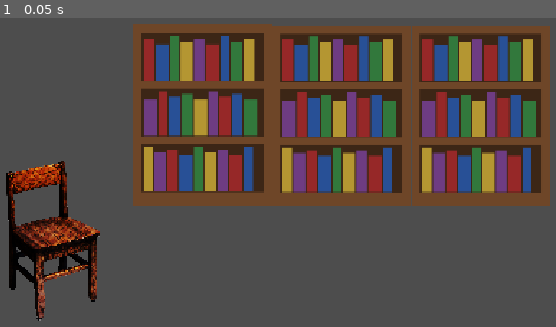
Above: before the commit, frame 1.
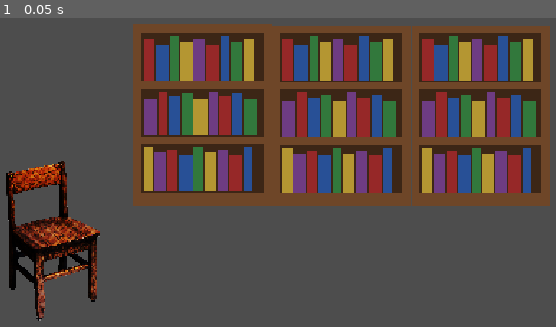
Above: after the commit, the same moment.

Repository: Margaret-Thatcher/Locked-In-Repository-2D-Game
Game: Godot game, scene res://main.tscn
Two runs of this game, one before a commit and one after it. Both use one fixed random seed, a clock stepped at 60 frames per second and the inputs below.
Inputs:
- Up to frame 1 (0.05 s): no input

The runs differ from the first frame. In frame 1, 2.0% of the frame differs, in the area x 2-96%, y 5-95%.

Commit message:
created player with movement and animations

Diff:
--- /dev/null
+++ b/Player/player.gd
@@ -0,0 +1,33 @@
+extends CharacterBody2D
+
+@export var speed = 100
+
+
+func _physics_process(delta):
+	# left and right
+	if Input.is_action_pressed("move_right"):
+		velocity.x = speed
+		$AnimatedSprite2D.flip_h = false
+		$AnimatedSprite2D.play("walk_right")
+	elif Input.is_action_pressed("move_left"):
+		velocity.x = -speed
+		$AnimatedSprite2D.flip_h = true
+		$AnimatedSprite2D.play("walk_right")
+	else:
+		velocity.x = 0
+
+	# up and down
+	if Input.is_action_pressed("move_down"):
+		velocity.y = speed
+		$AnimatedSprite2D.play("walk_down")
+	elif Input.is_action_pressed("move_up"):
+		velocity.y = -speed
+		$AnimatedSprite2D.play("walk_up")
+	else:
+		velocity.y = 0
+
+	# not moving
+	if velocity == Vector2(0,0):
+		$AnimatedSprite2D.play("idle")
+
+	move_and_slide()
--- /dev/null
+++ b/Player/player.tscn
@@ -0,0 +1,230 @@
+[gd_scene format=3 uid="uid://cklnapiqhy0ob"]
+
+[ext_resource type="Script" uid="uid://b0bvbfobfn1a6" path="res://Player/player.gd" id="1_k53q1"]
+[ext_resource type="Texture2D" uid="uid://bphf5io4lcxo1" path="res://Animations 2D Game/Idle.png" id="2_fhl08"]
+[ext_resource type="Texture2D" uid="uid://60qkf46lyx8m" path="res://Animations 2D Game/Walking forward.png" id="3_vtle1"]
+[ext_resource type="Texture2D" uid="uid://dvbr4xi8ag5ls" path="res://Animations 2D Game/Walking right.png" id="4_od3ui"]
+[ext_resource type="Texture2D" uid="uid://b74asct07shfm" path="res://Animations 2D Game/Walking backward.png" id="5_00tjw"]
+
+[sub_resource type="AtlasTexture" id="AtlasTexture_x3vf3"]
+atlas = ExtResource("2_fhl08")
+region = Rect2(0, 0, 32, 32)
+
+[sub_resource type="AtlasTexture" id="AtlasTexture_apopc"]
+atlas = ExtResource("2_fhl08")
+region = Rect2(0, 32, 32, 32)
+
+[sub_resource type="AtlasTexture" id="AtlasTexture_5htga"]
+atlas = ExtResource("3_vtle1")
+region = Rect2(0, 0, 32, 32)
+
+[sub_resource type="AtlasTexture" id="AtlasTexture_p5o4e"]
+atlas = ExtResource("3_vtle1")
+region = Rect2(32, 0, 32, 32)
+
+[sub_resource type="AtlasTexture" id="AtlasTexture_gu6f8"]
+atlas = ExtResource("3_vtle1")
+region = Rect2(64, 0, 32, 32)
+
+[sub_resource type="AtlasTexture" id="AtlasTexture_dkpta"]
+atlas = ExtResource("3_vtle1")
+region = Rect2(0, 32, 32, 32)
+
+[sub_resource type="AtlasTexture" id="AtlasTexture_lfmf2"]
+atlas = ExtResource("3_vtle1")
+region = Rect2(32, 32, 32, 32)
+
+[sub_resource type="AtlasTexture" id="AtlasTexture_pisgm"]
+atlas = ExtResource("3_vtle1")
+region = Rect2(64, 32, 32, 32)
+
+[sub_resource type="AtlasTexture" id="AtlasTexture_b1ygp"]
+atlas = ExtResource("3_vtle1")
+region = Rect2(0, 64, 32, 32)
+
+[sub_resource type="AtlasTexture" id="AtlasTexture_o28un"]
+atlas = ExtResource("3_vtle1")
+region = Rect2(32, 64, 32, 32)
+
+[sub_resource type="AtlasTexture" id="AtlasTexture_n471f"]
+atlas = ExtResource("3_vtle1")
+region = Rect2(64, 64, 32, 32)
+
+[sub_resource type="AtlasTexture" id="AtlasTexture_7emwf"]
+atlas = ExtResource("4_od3ui")
+region = Rect2(0, 0, 32, 32)
+
+[sub_resource type="AtlasTexture" id="AtlasTexture_hshwv"]
+atlas = ExtResource("4_od3ui")
+region = Rect2(32, 0, 32, 32)
+
+[sub_resource type="AtlasTexture" id="AtlasTexture_gpjlu"]
+atlas = ExtResource("4_od3ui")
+region = Rect2(0, 32, 32, 32)
+
+[sub_resource type="AtlasTexture" id="AtlasTexture_8mwp6"]
+atlas = ExtResource("4_od3ui")
+region = Rect2(32, 32, 32, 32)
+
+[sub_resource type="AtlasTexture" id="AtlasTexture_qemgg"]
+atlas = ExtResource("4_od3ui")
+region = Rect2(0, 64, 32, 32)
+
+[sub_resource type="AtlasTexture" id="AtlasTexture_8viyr"]
+atlas = ExtResource("4_od3ui")
+region = Rect2(32, 64, 32, 32)
+
+[sub_resource type="AtlasTexture" id="AtlasTexture_sm0op"]
+atlas = ExtResource("5_00tjw")
+region = Rect2(0, 0, 32, 32)
+
+[sub_resource type="AtlasTexture" id="AtlasTexture_76lrf"]
+atlas = ExtResource("5_00tjw")
+region = Rect2(32, 0, 32, 32)
+
+[sub_resource type="AtlasTexture" id="AtlasTexture_efx54"]
+atlas = ExtResource("5_00tjw")
+region = Rect2(64, 0, 32, 32)
+
+[sub_resource type="AtlasTexture" id="AtlasTexture_755ss"]
+atlas = ExtResource("5_00tjw")
+region = Rect2(0, 32, 32, 32)
+
+[sub_resource type="AtlasTexture" id="AtlasTexture_bbimk"]
+atlas = ExtResource("5_00tjw")
+region = Rect2(32, 32, 32, 32)
+
+[sub_resource type="AtlasTexture" id="AtlasTexture_m0h3t"]
+atlas = ExtResource("5_00tjw")
+region = Rect2(64, 32, 32, 32)
+
+[sub_resource type="AtlasTexture" id="AtlasTexture_i4o1l"]
+atlas = ExtResource("5_00tjw")
+region = Rect2(0, 64, 32, 32)
+
+[sub_resource type="AtlasTexture" id="AtlasTexture_j2n6q"]
+atlas = ExtResource("5_00tjw")
+region = Rect2(32, 64, 32, 32)
+
+[sub_resource type="AtlasTexture" id="AtlasTexture_c6x0f"]
+atlas = ExtResource("5_00tjw")
+region = Rect2(64, 64, 32, 32)
+
+[sub_resource type="SpriteFrames" id="SpriteFrames_jp1hh"]
+animations = [{
+"frames": [{
+"duration": 1.0,
+"texture": SubResource("AtlasTexture_x3vf3")
+}, {
+"duration": 1.0,
+"texture": SubResource("AtlasTexture_apopc")
+}],
+"loop": 1,
+"name": &"idle",
+"speed": 3.0
+}, {
+"frames": [{
+"duration": 1.0,
+"texture": SubResource("AtlasTexture_5htga")
+}, {
+"duration": 1.0,
+"texture": SubResource("AtlasTexture_p5o4e")
+}, {
+"duration": 1.0,
+"texture": SubResource("AtlasTexture_gu6f8")
+}, {
+"duration": 1.0,
+"texture": SubResource("AtlasTexture_dkpta")
+}, {
+"duration": 1.0,
+"texture": SubResource("AtlasTexture_lfmf2")
+}, {
+"duration": 1.0,
+"texture": SubResource("AtlasTexture_pisgm")
+}, {
+"duration": 1.0,
+"texture": SubResource("AtlasTexture_b1ygp")
+}, {
+"duration": 1.0,
+"texture": SubResource("AtlasTexture_o28un")
+}, {
+"duration": 1.0,
+"texture": SubResource("AtlasTexture_n471f")
+}],
+"loop": 1,
+"name": &"walk_down",
+"speed": 10.0
+}, {
+"frames": [{
+"duration": 1.0,
+"texture": SubResource("AtlasTexture_7emwf")
+}, {
+"duration": 1.0,
+"texture": SubResource("AtlasTexture_hshwv")
+}, {
+"duration": 1.0,
+"texture": SubResource("AtlasTexture_gpjlu")
+}, {
+"duration": 1.0,
+"texture": SubResource("AtlasTexture_8mwp6")
+}, {
+"duration": 1.0,
+"texture": SubResource("AtlasTexture_qemgg")
+}, {
+"duration": 1.0,
+"texture": SubResource("AtlasTexture_8viyr")
+}],
+"loop": 1,
+"name": &"walk_right",
+"speed": 8.0
+}, {
+"frames": [{
+"duration": 1.0,
+"texture": SubResource("AtlasTexture_sm0op")
+}, {
+"duration": 1.0,
+"texture": SubResource("AtlasTexture_76lrf")
+}, {
+"duration": 1.0,
+"texture": SubResource("AtlasTexture_efx54")
+}, {
+"duration": 1.0,
+"texture": SubResource("AtlasTexture_755ss")
+}, {
+"duration": 1.0,
+"texture": SubResource("AtlasTexture_bbimk")
+}, {
+"duration": 1.0,
+"texture": SubResource("AtlasTexture_m0h3t")
+}, {
+"duration": 1.0,
+"texture": SubResource("AtlasTexture_i4o1l")
+}, {
+"duration": 1.0,
+"texture": SubResource("AtlasTexture_j2n6q")
+}, {
+"duration": 1.0,
+"texture": SubResource("AtlasTexture_c6x0f")
+}],
+"loop": 1,
+"name": &"walk_up",
+"speed": 10.0
+}]
+
+[sub_resource type="CapsuleShape2D" id="CapsuleShape2D_qs4pp"]
+radius = 7.0
+height = 26.0
+
+[node name="Player" type="CharacterBody2D" unique_id=363395197]
+script = ExtResource("1_k53q1")
+
+[node name="Camera2D" type="Camera2D" parent="." unique_id=718910273]
+zoom = Vector2(3, 3)
+
+[node name="AnimatedSprite2D" type="AnimatedSprite2D" parent="." unique_id=442893382]
+sprite_frames = SubResource("SpriteFrames_jp1hh")
+animation = &"idle"
+autoplay = "idle"
+
+[node name="CollisionShape2D" type="CollisionShape2D" parent="." unique_id=1939633110]
+shape = SubResource("CapsuleShape2D_qs4pp")
--- a/project.godot
+++ b/project.godot
@@ -20,12 +20,40 @@
 window/stretch/mode="canvas_items"
 window/stretch/aspect="expand"
 
+[input]
+
+move_up={
+"deadzone": 0.2,
+"events": [Object(InputEventKey,"resource_local_to_scene":false,"resource_name":"","device":-1,"window_id":0,"alt_pressed":false,"shift_pressed":false,"ctrl_pressed":false,"meta_pressed":false,"pressed":false,"keycode":0,"physical_keycode":87,"key_label":0,"unicode":119,"location":0,"echo":false,"script":null)
+, Object(InputEventKey,"resource_local_to_scene":false,"resource_name":"","device":-1,"window_id":0,"alt_pressed":false,"shift_pressed":false,"ctrl_pressed":false,"meta_pressed":false,"pressed":false,"keycode":0,"physical_keycode":4194320,"key_label":0,"unicode":0,"location":0,"echo":false,"script":null)
+]
+}
+move_down={
+"deadzone": 0.2,
+"events": [Object(InputEventKey,"resource_local_to_scene":false,"resource_name":"","device":-1,"window_id":0,"alt_pressed":false,"shift_pressed":false,"ctrl_pressed":false,"meta_pressed":false,"pressed":false,"keycode":0,"physical_keycode":83,"key_label":0,"unicode":115,"location":0,"echo":false,"script":null)
+, Object(InputEventKey,"resource_local_to_scene":false,"resource_name":"","device":-1,"window_id":0,"alt_pressed":false,"shift_pressed":false,"ctrl_pressed":false,"meta_pressed":false,"pressed":false,"keycode":0,"physical_keycode":4194322,"key_label":0,"unicode":0,"location":0,"echo":false,"script":null)
+]
+}
+move_left={
+"deadzone": 0.2,
+"events": [Object(InputEventKey,"resource_local_to_scene":false,"resource_name":"","device":-1,"window_id":0,"alt_pressed":false,"shift_pressed":false,"ctrl_pressed":false,"meta_pressed":false,"pressed":false,"keycode":0,"physical_keycode":65,"key_label":0,"unicode":97,"location":0,"echo":false,"script":null)
+, Object(InputEventKey,"resource_local_to_scene":false,"resource_name":"","device":-1,"window_id":0,"alt_pressed":false,"shift_pressed":false,"ctrl_pressed":false,"meta_pressed":false,"pressed":false,"keycode":0,"physical_keycode":4194319,"key_label":0,"unicode":0,"location":0,"echo":false,"script":null)
+]
+}
+move_right={
+"deadzone": 0.2,
+"events": [Object(InputEventKey,"resource_local_to_scene":false,"resource_name":"","device":-1,"window_id":0,"alt_pressed":false,"shift_pressed":false,"ctrl_pressed":false,"meta_pressed":false,"pressed":false,"keycode":0,"physical_keycode":68,"key_label":0,"unicode":100,"location":0,"echo":false,"script":null)
+, Object(InputEventKey,"resource_local_to_scene":false,"resource_name":"","device":-1,"window_id":0,"alt_pressed":false,"shift_pressed":false,"ctrl_pressed":false,"meta_pressed":false,"pressed":false,"keycode":0,"physical_keycode":4194321,"key_label":0,"unicode":0,"location":0,"echo":false,"script":null)
+]
+}
+
 [physics]
 
 3d/physics_engine="Jolt Physics"
 
 [rendering]
 
+textures/canvas_textures/default_texture_filter=0
 rendering_device/driver.windows="d3d12"
 renderer/rendering_method="gl_compatibility"
 renderer/rendering_method.mobile="gl_compatibility"
Not shown, added: Animations 2D Game/Floor Grid.png.import
Not shown, added: Animations 2D Game/Idle.png.import
Not shown, added: Animations 2D Game/Jumpscare V2.png.import
Not shown, added: Animations 2D Game/Jumpscare.png.import
Not shown, added: Animations 2D Game/Scary Ahh Demon.png.import
Not shown, added: Animations 2D Game/Walking backward.png.import
Not shown, added: Animations 2D Game/Walking forward.png.import
Not shown, added: Animations 2D Game/Walking right.png.import
Not shown, added: Player/player.gd.uid
Not shown, added: Sound Effects/Creepy Wind - Sound Effect [Perfect Cut].mp3.import
Not shown, added: Sound Effects/wood floor creaks sound wood floor creaking sound effect.mp3.import
